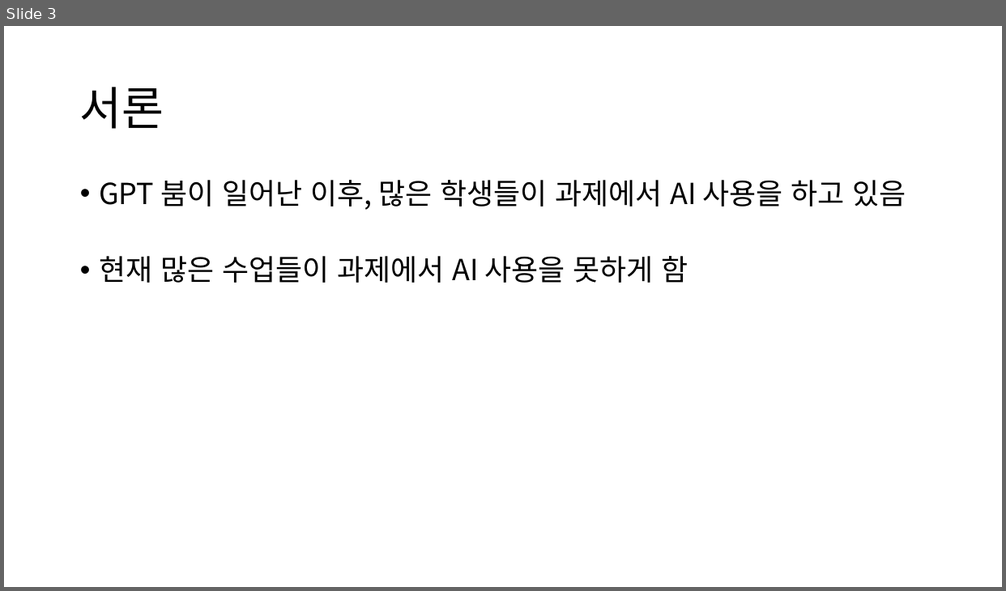
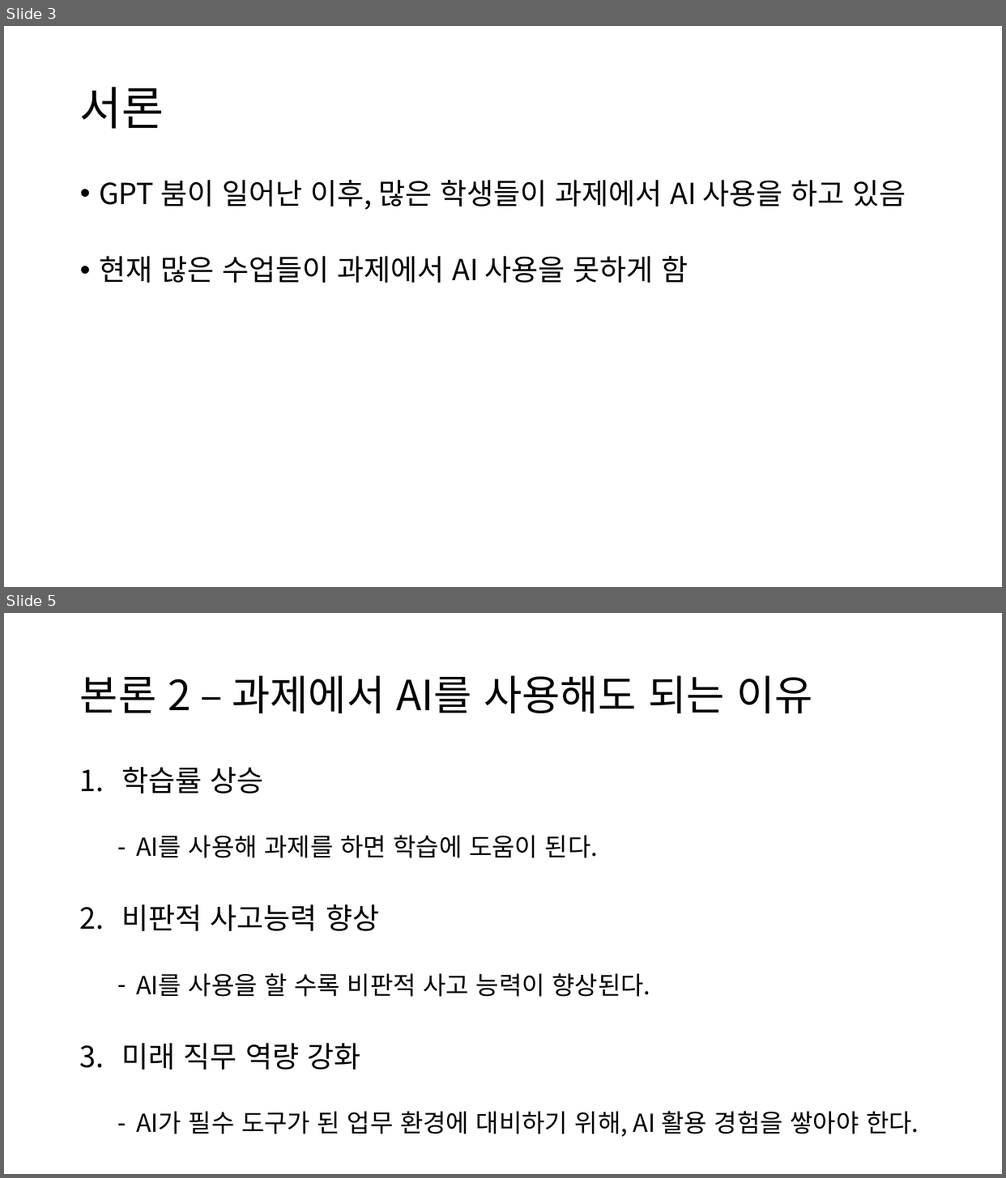
Before and after one commit to wodjs2640/2025_2_assignment, a slide deck: 대글/과제에서 AI 사용을 허용해도 되는 이유.pptx. Shown one above the other, each under a label of ours: slide 3 before the commit, slides 3 and 5 after it; the slides between them are not shown. The pictures are 1006x591 and 1006x1178 pixels, drawn with LibreOffice and Linux fonts; fonts in the diff are those of the drawing. Boxes give left, top, right and bottom in pixels: in the first picture for what was removed or moved away, otherwise in the second. Text is boxed around its words. In the diff, an @@ line names an element or a change of style, - is before the commit and + after.

Commit message:
대글과제수정

```diff
--- a/대글/과제에서 AI 사용을 허용해도 되는 이유.pptx
+++ b/대글/과제에서 AI 사용을 허용해도 되는 이유.pptx
@@ slide 5 added at (4,613,1002,1174), background #FFFFFF @@
@@ title added at (80,675,812,713), 40 pt, text #000000 @@
+본론 2 – 과제에서 AI를 사용해도 되는 이유
@@ text added at (122,767,918,1137), 24 pt, text #000000 @@
+1. 학습률 상승
+  – AI를 사용해 과제를 하면 학습에 도움이 된다.
+2. 비판적 사고능력 향상
+  – AI를 사용을 할 수록 비판적 사고 능력이 향상된다.
+3. 미래 직무 역량 강화
+  – AI가 필수 도구가 된 업무 환경에 대비하기 위해, AI 활용 경험을 쌓아야 한다.
```
Also in this commit, not shown: 2 slides changed, 4 other slides added.
